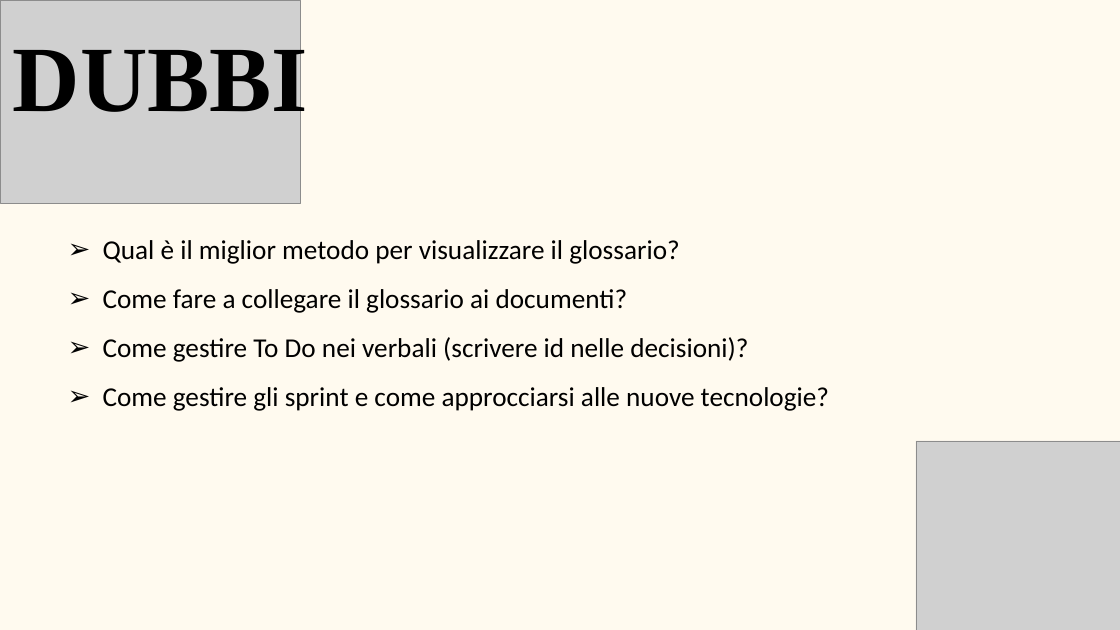
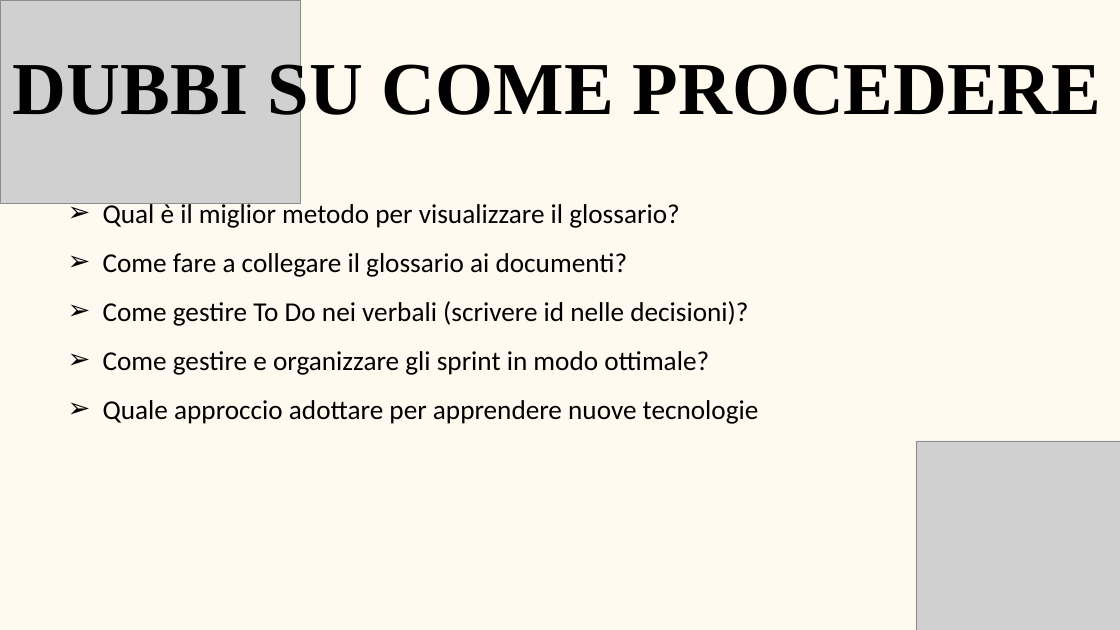
Before and after one commit to BugBustersUnipd/DocumentazioneSWE, a slide deck: slide 3 of DIARIO DI BORDO/DB-10-11-25.pptx. Drawn at 1120x630 pixels with LibreOffice and Linux fonts; fonts in the diff are those of the drawing; grey boxes stand for pictures. Boxes give left, top, right and bottom in pixels: in the first picture for what was removed or moved away, otherwise in the second. Text is boxed around its words. In the diff, an @@ line names an element or a change of style, - is before the commit and + after.

Commit message:
Aggiunta un'altra difficolta e un'altro dubbio
Aggiunta un'altra difficolta e un'altro dubbio

```diff
--- a/DIARIO DI BORDO/DB-10-11-25.pptx
+++ b/DIARIO DI BORDO/DB-10-11-25.pptx
@@ text at (13,56,1101,129): text changed; size 120 to 96 pt @@
-DUBBI
+DUBBI SU COME PROCEDERE
@@ text "Qual è il miglior metodo ...": place and size @@
-text "Qual è il miglior metodo ..." at (103,240,829,411)
+text "Qual è il miglior metodo ..." at (103,200,759,424)
@@ text at (103,351,759,424): text changed @@
-  ➢ Come gestire gli sprint e come approcciarsi alle nuove tecnologie?
+  ➢ Come gestire e organizzare gli sprint in modo ottimale?
+  ➢ Quale approccio adottare per apprendere nuove tecnologie
```
Also in this commit, not shown: 1 other slide changed, 1 other file.
